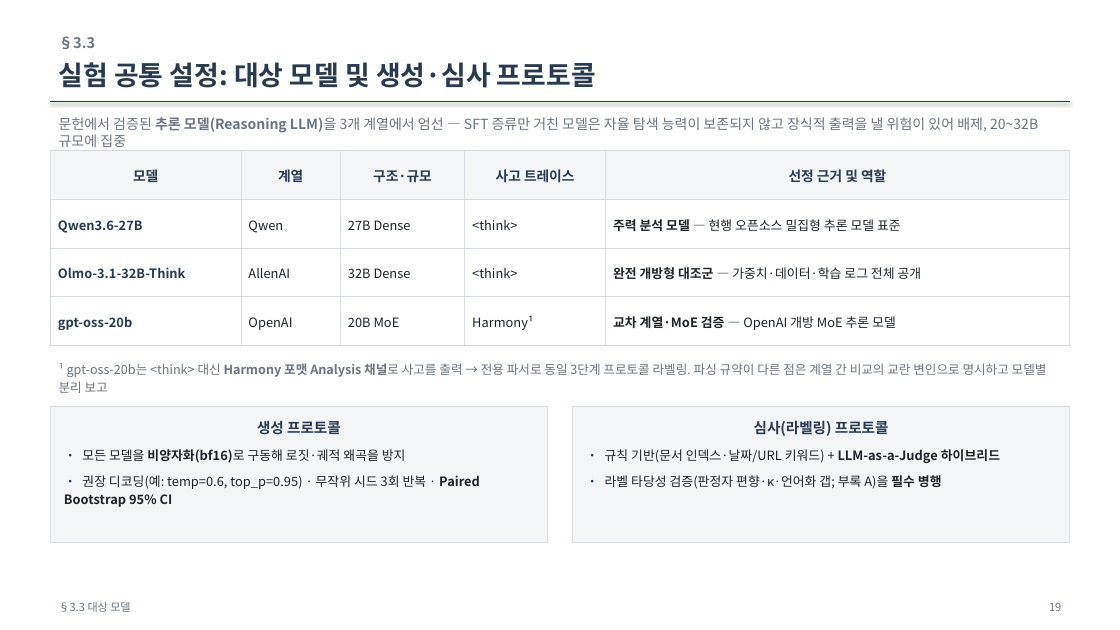
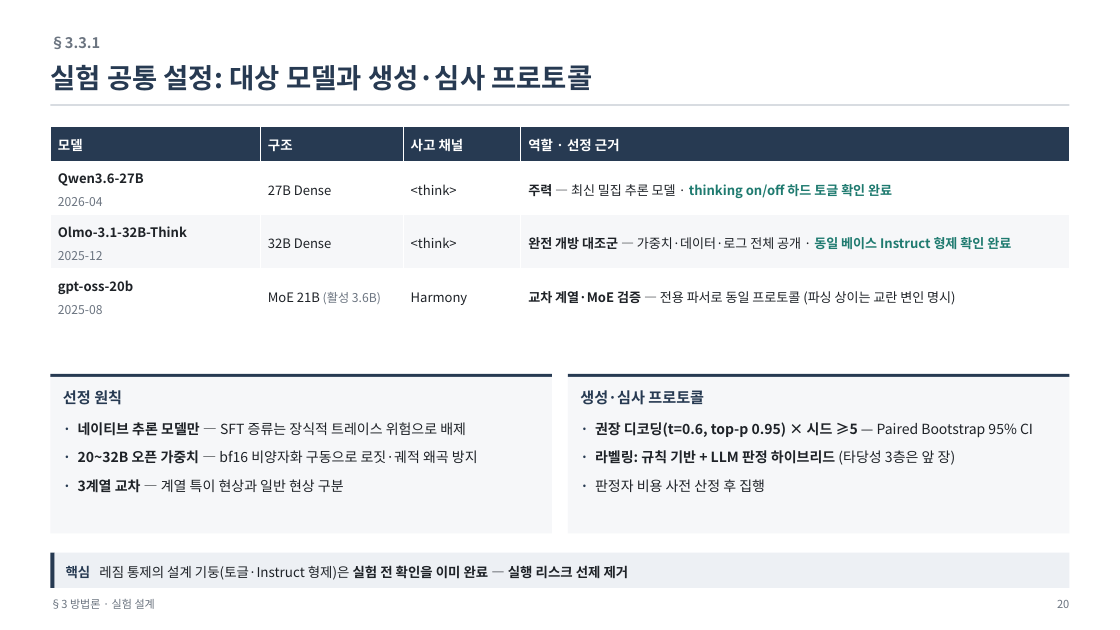
Before and after one commit to jin-ryu/temporal-conflict-qa, a slide deck: slide 20 of docs/ThinkConflict_연구보고.pptx (slide 19 before the commit). Drawn at 1120x630 pixels with LibreOffice and Linux fonts; fonts in the diff are those of the drawing. Boxes give left, top, right and bottom in pixels: in the first picture for what was removed or moved away, otherwise in the second. Text is boxed around its words. In the diff, an @@ line names an element or a change of style, - is before the commit and + after.

Commit message:
docs: 연구보고 PPT 전면 개편 — 논문 전개순 재배치(31장)+목차, 플랫 디자인+포인트컬러 2색, 데이터셋 JSON구조·가공 파이프라인·렌더링포맷 추가, AIR/LGR/HR 수식 Cambria 배너로 가시화, QACC 3번째 데이터셋 반영, 여정 2장 전면화

```diff
--- a/docs/ThinkConflict_연구보고.pptx
+++ b/docs/ThinkConflict_연구보고.pptx
@@ text at <box>50,36,100,49</box>: text changed @@
-§3.3
+§3.3.1
@@ text at <box>50,65,593,91</box>: text changed; size 23 to 23.5 pt @@
-실험 공통 설정: 대상 모델 및 생성·심사 프로토콜
+실험 공통 설정: 대상 모델과 생성·심사 프로토콜
@@ line removed from (50, 102) to (1070, 102) @@
@@ rectangle added at <box>50,104,1070,106</box>, fill #D8DCE1 @@
@@ text removed at <box>59,117,1038,147</box> @@
-문헌에서 검증된 추론 모델(Reasoning LLM)을 3개 계열에서 엄선 — SFT 증류만 거친 모델은 자율 탐색 능력이 보존되지 않고 장식적 출력을 낼 위험이 있어 배제, 20~32B 규모에 집중
@@ table at <box>50,126,1070,323</box> @@
-column 1: 모델 | Qwen3.6-27B | Olmo-3.1-32B-Think | gpt-oss-20b
-column 2: 계열 | Qwen | AllenAI | OpenAI
-column 3: 구조·규모 | 27B Dense | 32B Dense | 20B MoE
-column 4: 사고 트레이스 | <think> | <think> | Harmony¹
-column 5: 선정 근거 및 역할 | 주력 분석 모델 — 현행 오픈소스 밀집형 추론 모델 표준 | 완전 개방형 대조군 — 가중치·데이터·학습 로그 전체 공개 | 교차 계열·MoE 검증 — OpenAI 개방 MoE 추론 모델
+column 1: 모델 | Qwen3.6-27B / 2026-04 | Olmo-3.1-32B-Think / 2025-12 | gpt-oss-20b / 2025-08
+column 2: 구조 | 27B Dense | 32B Dense | MoE 21B (활성 3.6B)
+column 3: 사고 채널 | <think> | <think> | Harmony
+column 4: 역할 · 선정 근거 | 주력 — 최신 밀집 추론 모델 · thinking on/off 하드 토글 확인 완료 | 완전 개방 대조군 — 가중치·데이터·로그 전체 공개 · 동일 베이스 Instruct 형제 확인 완료 | 교차 계열·MoE 검증 — 전용 파서로 동일 프로토콜 (파싱 상이는 교란 변인 명시)
@@ table: place and size @@
-table at <box>50,150,1070,345</box>
+table at <box>50,126,1070,323</box>
@@ rectangle "선정 원칙" at <box>50,377,552,534</box>: fill #F4F5F7 to #F6F7F9; outline #D8DCE2 0.75 pt to none @@
@@ rectangle "선정 원칙": place and size @@
-rectangle "선정 원칙" at <box>50,407,548,543</box>
+rectangle "선정 원칙" at <box>50,377,552,534</box>
@@ rectangle added at <box>50,374,552,377</box>, fill #273A52 @@
@@ text removed at <box>59,363,1047,393</box> @@
-¹ gpt-oss-20b는 <think> 대신 Harmony 포맷 Analysis 채널로 사고를 출력 → 전용 파서로 동일 3단계 프로토콜 라벨링. 파싱 규약이 다른 점은 계열 간 비교의 교란 변인으로 명시하고 모델별 분리 보고
@@ rectangle "생성·심사 프로토콜": place and size @@
-rectangle "생성·심사 프로토콜" at <box>573,407,1070,543</box>
+rectangle "생성·심사 프로토콜" at <box>568,377,1070,534</box>
@@ rectangle "생성·심사 프로토콜" at <box>568,377,1070,534</box>: fill #F4F5F7 to #F6F7F9; outline #D8DCE2 0.75 pt to none @@
@@ rectangle added at <box>568,374,1070,377</box>, fill #273A52 @@
@@ text in rectangle at <box>63,390,478,493</box>: text changed; size 11 to 12 pt @@
-생성 프로토콜
-• 모든 모델을 비양자화(bf16)로 구동해 로짓·궤적 왜곡을 방지
-• 권장 디코딩(예: temp=0.6, top_p=0.95) · 무작위 시드 3회 반복 · Paired Bootstrap 95% CI
+선정 원칙
+· 네이티브 추론 모델만 — SFT 증류는 장식적 트레이스 위험으로 배제
+· 20~32B 오픈 가중치 — bf16 비양자화 구동으로 로짓·궤적 왜곡 방지
+· 3계열 교차 — 계열 특이 현상과 일반 현상 구분
@@ text in rectangle at <box>580,390,1033,492</box>: text changed; size 11 to 12 pt; bold on @@
-심사(라벨링) 프로토콜
-• 규칙 기반(문서 인덱스·날짜/URL 키워드) + LLM-as-a-Judge 하이브리드
-• 라벨 타당성 검증(판정자 편향·κ·언어화 갭; 부록 A)을 필수 병행
+생성·심사 프로토콜
+· 권장 디코딩(t=0.6, top-p 0.95) × 시드 ≥5 — Paired Bootstrap 95% CI
+· 라벨링: 규칙 기반 + LLM 판정 하이브리드 (타당성 3층은 앞 장)
+· 판정자 비용 사전 산정 후 집행
@@ rectangle added at <box>50,553,55,588</box>, fill #273A52 @@
@@ rectangle added at <box>55,553,1070,588</box>, fill #EDF0F4, 11.5 pt, text #1E2227 @@
+핵심 레짐 통제의 설계 기둥(토글·Instruct 형제)은 실험 전 확인을 이미 완료 — 실행 리스크 선제 제거
@@ text added at <box>50,599,155,609</box>, 9.5 pt, text #6B7480 @@
+§3 방법론 · 실험 설계
@@ text removed at <box>59,602,130,612</box> @@
-§3.3 대상 모델
@@ text removed at <box>1049,603,1061,611</box> @@
-19
@@ text added at <box>1057,600,1069,608</box>, 9.5 pt, text #6B7480 @@
+20
```
Also in this commit, not shown: 3 other slides changed, 27 slides added, 23 slides removed.
